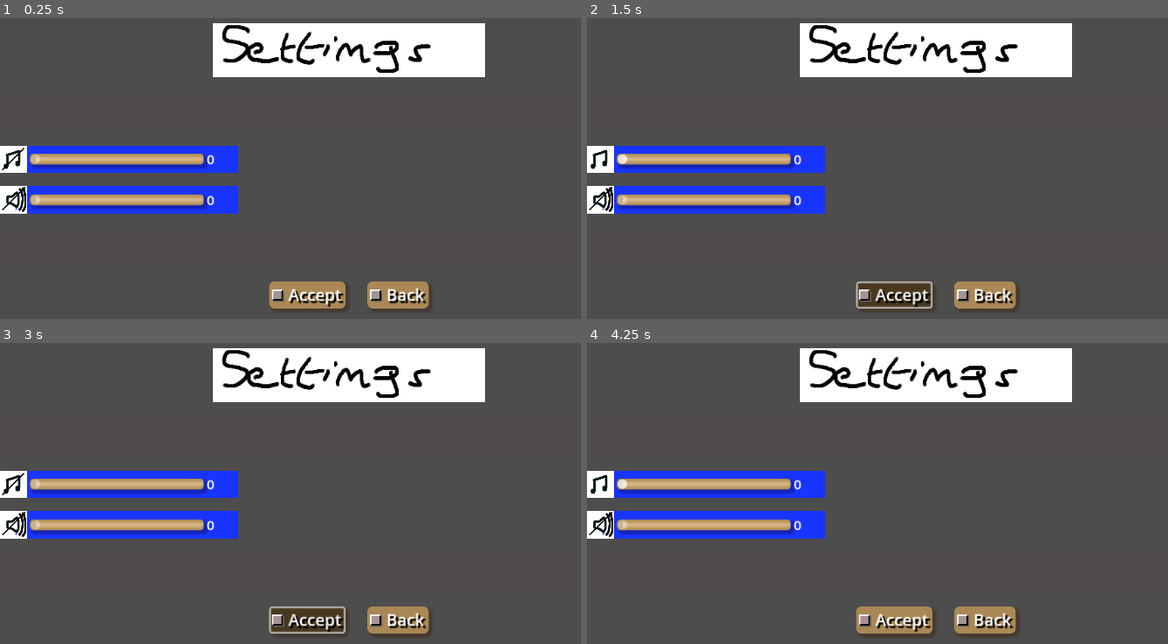
Above: before the commit, frames 1-4 (two rows, left to right).
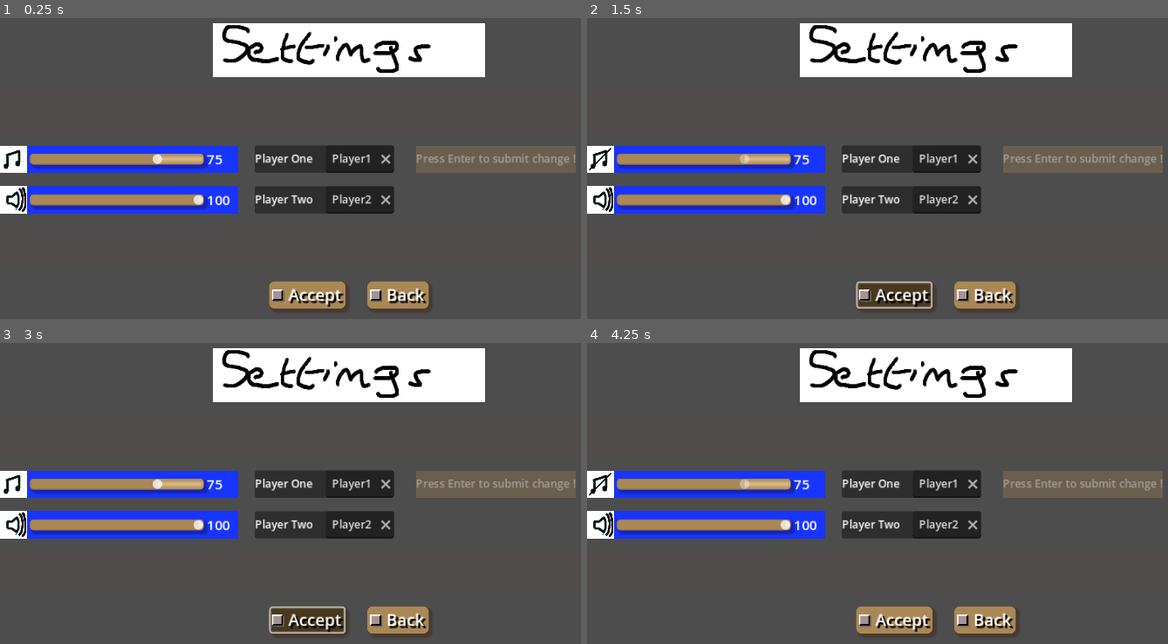
Above: after the commit, the same moments.

Repository: Infini-Creation/Ishid-O-Matic_Reborn
Game: Godot game, scene res://Scenes/SettingsMenu/Controls.tscn
Same seed, same stepped clock (60 frames per second), same inputs: the game is played once before the commit and once after it. This scene is started directly instead of the project's main scene.
Inputs (mouse positions are in pixels of both pictures, inside the frame that each line leads up to):
- Up to frame 1 (0.25 s): no input
- Up to frame 2 (1.5 s): click (598, 159) at 0.52 s; click (894, 294) at 1.27 s
- Up to frame 3 (3 s): click (11, 484) at 2.02 s; click (307, 619) at 2.77 s
- Up to frame 4 (4.25 s): click (598, 484) at 3.52 s

The runs differ from the first frame. In frame 1, 7.7% of the frame differs, in the area x 0-100%, y 42-66%; in frame 2, 7.7%; in frame 3, 7.7%; in frame 4, 7.7%.
Error after the commit: Invalid operands 'String' and 'int' in operator '+'. (res://Scripts/Global.gd:117)

Commit message:
Settings improved
-init sound/music data properly
-add players data
-load/save preferences

Diff:
--- a/project/Scenes/SettingsMenu/Controls.tscn
+++ b/project/Scenes/SettingsMenu/Controls.tscn
@@ -7,10 +7,14 @@
 [ext_resource type="Script" path="res://Scripts/Menus/Settings-MenuButton.gd" id="4_ajwwx"]
 [ext_resource type="PackedScene" uid="uid://c8srptvs1yge6" path="res://Scenes/SettingsMenu/settings_sound_volume.tscn" id="4_m7c0a"]
 [ext_resource type="Texture2D" uid="uid://bhsmn0ahnp4ld" path="res://Arts/Gfx/Icons/settings-hints-icon.png" id="6_eubcd"]
+[ext_resource type="PackedScene" uid="uid://cxnlyh1x8abf6" path="res://Scenes/SettingsMenu/settings_player_name.tscn" id="6_i2aij"]
 [ext_resource type="PackedScene" uid="uid://0l28e82ve3vg" path="res://Scenes/SettingsMenu/Accept.tscn" id="6_kdmng"]
 [ext_resource type="PackedScene" uid="uid://b40tjnd3f60qf" path="res://Scenes/SettingsMenu/Back.tscn" id="7_p5yps"]
 [ext_resource type="Script" path="res://Scripts/Menus/Settings-Accept.gd" id="7_v03cd"]
 [ext_resource type="Script" path="res://Scripts/Menus/Settings-Back.gd" id="9_o5jsf"]
+
+[sub_resource type="StyleBoxFlat" id="StyleBoxFlat_ncd48"]
+bg_color = Color(0.666667, 0.533333, 0.329412, 0.313726)
 
 [node name="Control" type="Control"]
 layout_direction = 1
@@ -52,7 +56,7 @@
 layout_mode = 2
 size_flags_horizontal = 0
 size_flags_vertical = 4
-theme_override_constants/separation = 128
+theme_override_constants/separation = 24
 
 [node name="MusicVolume" parent="ButtonsGroup/Music Row" instance=ExtResource("3_o0fjc")]
 layout_mode = 2
@@ -68,14 +72,37 @@
 popup/item_1/id = 1
 script = ExtResource("4_ajwwx")
 
+[node name="settings_player1_name" parent="ButtonsGroup/Music Row" instance=ExtResource("6_i2aij")]
+layout_mode = 2
+
+[node name="PanelContainer" type="PanelContainer" parent="ButtonsGroup/Music Row"]
+custom_minimum_size = Vector2(234, 0)
+layout_mode = 2
+theme_override_styles/panel = SubResource("StyleBoxFlat_ncd48")
+
+[node name="Label" type="Label" parent="ButtonsGroup/Music Row/PanelContainer"]
+layout_mode = 2
+size_flags_horizontal = 4
+theme = ExtResource("1_plfsj")
+theme_override_colors/font_color = Color(1, 1, 1, 0.392157)
+text = "Press Enter to submit change !"
+horizontal_alignment = 1
+vertical_alignment = 1
+max_lines_visible = 1
+
 [node name="Sound Row" type="HBoxContainer" parent="ButtonsGroup"]
 layout_mode = 2
 size_flags_horizontal = 0
 size_flags_vertical = 4
-theme_override_constants/separation = 128
+theme_override_constants/separation = 24
 
 [node name="SoundVolume" parent="ButtonsGroup/Sound Row" instance=ExtResource("4_m7c0a")]
 layout_mode = 2
+
+[node name="settings_player2_name" parent="ButtonsGroup/Sound Row" instance=ExtResource("6_i2aij")]
+layout_mode = 2
+labelPlayerIdx = "Player Two"
+defaultPlayerName = "Player2"
 
 [node name="Hints-Language Row" type="HBoxContainer" parent="ButtonsGroup"]
 visible = false
@@ -140,6 +167,8 @@
 script = ExtResource("9_o5jsf")
 
 [connection signal="settings_updated" from="ButtonsGroup/Music Row/MusicVolume" to="." method="_on_music_volume_settings_updated"]
+[connection signal="settings_updated" from="ButtonsGroup/Music Row/settings_player1_name" to="." method="_on_settings_player_1_name_settings_updated"]
 [connection signal="settings_updated" from="ButtonsGroup/Sound Row/SoundVolume" to="." method="_on_sound_volume_settings_updated"]
+[connection signal="settings_updated" from="ButtonsGroup/Sound Row/settings_player2_name" to="." method="_on_settings_player_2_name_settings_updated"]
 [connection signal="settings_save_requested" from="ButtonsGroup/Bottom Buttons Row/AcceptItem" to="." method="_on_accept_item_settings_save_requested"]
 [connection signal="settings_revert_requested" from="ButtonsGroup/Bottom Buttons Row/BackItem" to="." method="_on_back_item_settings_revert_requested"]
--- /dev/null
+++ b/project/Scenes/SettingsMenu/settings_player_name.tscn
@@ -0,0 +1,37 @@
+[gd_scene load_steps=2 format=3 uid="uid://cxnlyh1x8abf6"]
+
+[ext_resource type="Script" path="res://Scripts/Menus/settings_player_name.gd" id="1_esyqn"]
+
+[node name="settings_player_name" type="Control"]
+custom_minimum_size = Vector2(212, 40)
+layout_mode = 3
+anchors_preset = 0
+size_flags_horizontal = 6
+script = ExtResource("1_esyqn")
+labelPlayerIdx = "Player One"
+defaultPlayerName = "Player1"
+
+[node name="PanelContainer" type="PanelContainer" parent="."]
+layout_mode = 1
+offset_right = 40.0
+offset_bottom = 40.0
+
+[node name="HBoxContainer" type="HBoxContainer" parent="PanelContainer"]
+layout_mode = 2
+
+[node name="Label" type="Label" parent="PanelContainer/HBoxContainer"]
+custom_minimum_size = Vector2(100, 20)
+layout_mode = 2
+text = "Player Name: "
+
+[node name="LineEdit" type="LineEdit" parent="PanelContainer/HBoxContainer"]
+custom_minimum_size = Vector2(100, 40)
+layout_mode = 2
+alignment = 1
+max_length = 32
+context_menu_enabled = false
+clear_button_enabled = true
+shortcut_keys_enabled = false
+deselect_on_focus_loss_enabled = false
+
+[connection signal="text_submitted" from="PanelContainer/HBoxContainer/LineEdit" to="." method="_on_line_edit_text_submitted"]
--- a/project/Scripts/Menus/SettingsMenuButtons.gd
+++ b/project/Scripts/Menus/SettingsMenuButtons.gd
@@ -5,16 +5,43 @@
 var sound_volume : int
 var music_enabled : bool
 var sound_enabled : bool
+var player1_name : String
+var player2_name : String
 
 func _ready():
 	Global.debug_enabled = true #tmp
-	#load/init settings
+
+	#TODO in main code NOT here
+	Global.load_config()
+	Global.debug("settings="+str(Global.settings))
+	music_enabled = Global.settings["Audio"]["music"]
+	music_volume = Global.settings["Audio"]["musicVolume"]
+	sound_enabled = Global.settings["Audio"]["soundEffects"]
+	sound_volume = Global.settings["Audio"]["soundVolume"]
+	player1_name = Global.settings["Players"]["One"]
+	player2_name = Global.settings["Players"]["Two"]
+
+	#init settings
+	Global.debug("cmv="+str(music_volume)+" cme="+str(music_enabled))
+	$"ButtonsGroup/Music Row/MusicVolume".load_settings(music_volume, music_enabled)
+	$"ButtonsGroup/Sound Row/SoundVolume".load_settings(sound_volume, sound_enabled)
+	$"ButtonsGroup/Music Row/settings_player1_name".load_settings(player1_name)
+	$"ButtonsGroup/Sound Row/settings_player2_name".load_settings(player2_name)
 
 func _on_accept_item_settings_save_requested():
 	Global.debug("save settings clicked")
 	#gather settings values
 	Global.debug("music settings: vol="+str(music_volume)+" on/off="+str(music_enabled))
 	Global.debug("sound settings: vol="+str(sound_volume)+" on/off="+str(sound_enabled))
+	Global.debug("players: p1="+player1_name+" p2="+player2_name)
+	# here maybe global function to deal with dic keys
+	Global.settings["Audio"]["music"] = music_enabled
+	Global.settings["Audio"]["musicVolume"] = music_volume
+	Global.settings["Audio"]["soundEffects"] = sound_enabled
+	Global.settings["Audio"]["soundVolume"] = sound_volume
+	Global.settings["Players"]["One"] = player1_name
+	Global.settings["Players"]["Two"] = player2_name
+	Global.save_config()
 
 	button_clicked.emit(Global.ButtonIDs.BUTTON_SETTINGS_SAVE)
 
@@ -22,7 +49,7 @@
 	Global.debug("back clicked")
 	button_clicked.emit(Global.ButtonIDs.BUTTON_SETTINGS_BACK)
 
-
+#??
 func _on_quit_item_quit_requested():
 	pass # Replace with function body.
 
@@ -35,3 +62,11 @@
 	#Global.debug("sound settings: vol="+str(new_sound_volume)+" on/off="+str(new_sound_enabled))
 	sound_volume = new_sound_volume
 	sound_enabled = new_sound_enabled
+
+func _on_settings_player_1_name_settings_updated(new_player_name):
+	Global.debug("new p1 name="+new_player_name)
+	player1_name = new_player_name
+
+func _on_settings_player_2_name_settings_updated(new_player_name):
+	Global.debug("new p2 name="+new_player_name)
+	player2_name = new_player_name
--- a/project/Scripts/Menus/settings_music_volume.gd
+++ b/project/Scripts/Menus/settings_music_volume.gd
@@ -9,6 +9,7 @@
 signal settings_updated(int, bool)
 
 func _ready():
+	Global.debug_enabled = true #tmp
 	#init from settings, here fake sample data for testing
 	#music_volume = 60
 	#music_enabled = true
@@ -23,6 +24,11 @@
 	if updated_music_volume >= 0 and updated_music_volume <= 100:
 		music_volume = updated_music_volume
 	music_enabled = updated_music_enabled
+	Global.debug("umv="+str(updated_music_volume)+" ume="+str(updated_music_enabled))
+	Global.debug("mv="+str(music_volume)+" me="+str(music_enabled))
+
+	$HBoxContainer/HSlider.value = music_volume
+	$HBoxContainer/TextureButton.button_pressed = !music_enabled
 
 
 func _on_texture_button_toggled(button_pressed):
--- /dev/null
+++ b/project/Scripts/Menus/settings_player_name.gd
@@ -0,0 +1,21 @@
+extends Control
+
+@export var labelPlayerIdx : String
+@export var defaultPlayerName : String
+
+signal settings_updated(String)
+
+func _ready():
+	Global.debug_enabled = true #tmp
+	$PanelContainer/HBoxContainer/Label.text = labelPlayerIdx
+	$PanelContainer/HBoxContainer/LineEdit.placeholder_text = defaultPlayerName
+
+
+func load_settings(updated_player_name : String) -> void:
+	if updated_player_name != null and updated_player_name != "":
+		$PanelContainer/HBoxContainer/LineEdit.text = updated_player_name
+
+
+func _on_line_edit_text_submitted(new_text):
+	Global.debug("Player's name is set to: "+new_text)
+	settings_updated.emit(new_text)
--- a/project/Scripts/Menus/settings_sound_volume.gd
+++ b/project/Scripts/Menus/settings_sound_volume.gd
@@ -24,12 +24,16 @@
 		sound_volume = updated_sound_volume
 	sound_enabled = updated_sound_enabled
 
+	$HBoxContainer/HSlider.value = sound_volume
+	$HBoxContainer/TextureButton.button_pressed = !sound_enabled
 
 
 func _on_texture_button_toggled(button_pressed):
 	print("butt press="+str(button_pressed))
 	$HBoxContainer/HSlider.editable = !button_pressed
 	#bp=true = sound disabled, false = enabled !!=> depend on initial state !!
+	#==> fix this: if disabled => bp=pressed, if enabled=!pressed
+	# signal to adjust accordingly (it even used, to check too)
 	settings_updated.emit(sound_volume, !button_pressed)
 
 func _on_h_slider_value_changed(value):
Not shown: 1 places in project/Scenes/SettingsMenu/Controls.tscn that only renumber resources
